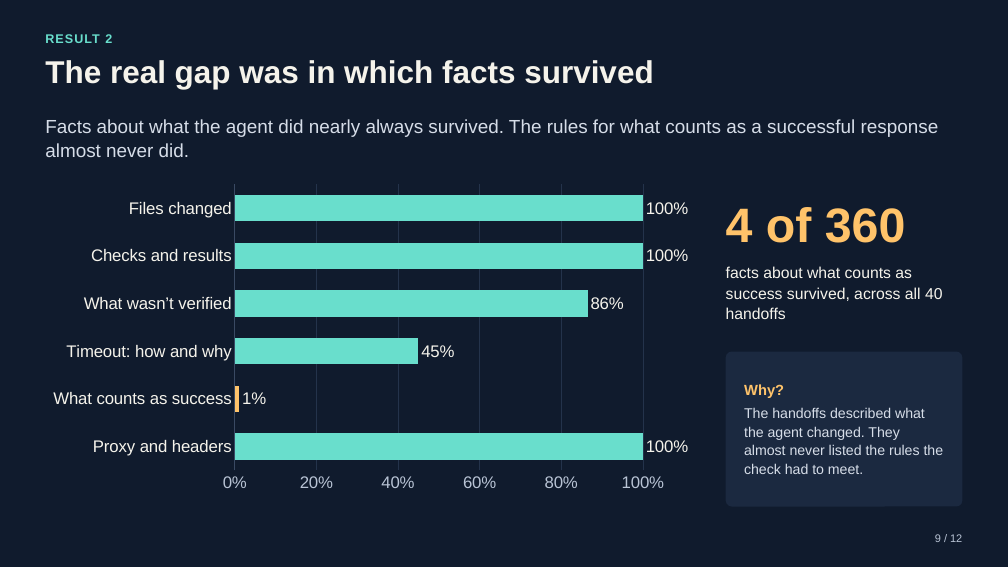
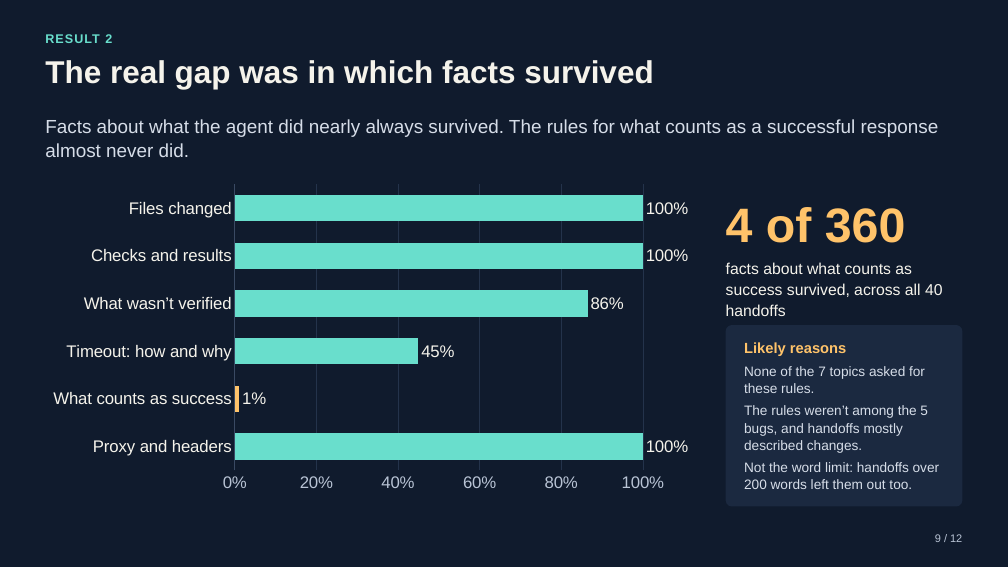
Before and after one commit to CS3227-2610-MP3-Deskmate/CS3227-2610-MP3, a slide deck: slide 9 of experiments/agent-handoff-2026-10-19/Agent_Handoff_Results.pptx. Drawn at 1008x567 pixels with LibreOffice and Linux fonts; fonts in the diff are those of the drawing. Boxes give left, top, right and bottom in pixels: in the first picture for what was removed or moved away, otherwise in the second. Text is boxed around its words. In the diff, an @@ line names an element or a change of style, - is before the commit and + after.

Commit message:
docs: Revise the agent handoff slides after review
Clearer wording, numerals, the shared topic list, likely reasons for the success-rule loss and revised limitations; fixes the backup slide's tool-access claim.

```diff
--- a/experiments/agent-handoff-2026-10-19/Agent_Handoff_Results.pptx
+++ b/experiments/agent-handoff-2026-10-19/Agent_Handoff_Results.pptx
@@ text "facts about what counts as ...": place and size @@
-text "facts about what counts as ..." at [726,266,943,319]
+text "facts about what counts as ..." at [726,262,943,316]
@@ rounded rectangle "Likely reasons": place and size @@
-rounded rectangle "Likely reasons" at [726,352,963,507]
+rounded rectangle "Likely reasons" at [726,325,963,507]
@@ rounded rectangle "Likely reasons" at [726,325,963,507]: proportions changed @@
@@ text in rounded rectangle at [744,342,940,489]: text changed; size 13.5 to 13 pt @@
-Why?
-The handoffs described what the agent changed. They almost never listed the rules the check had to meet.
+Likely reasons
+None of the 7 topics asked for these rules.
+The rules weren’t among the 5 bugs, and handoffs mostly described changes.
+Not the word limit: handoffs over 200 words left them out too.
```
Also in this commit, not shown: 10 other slides changed, 1 other file.
